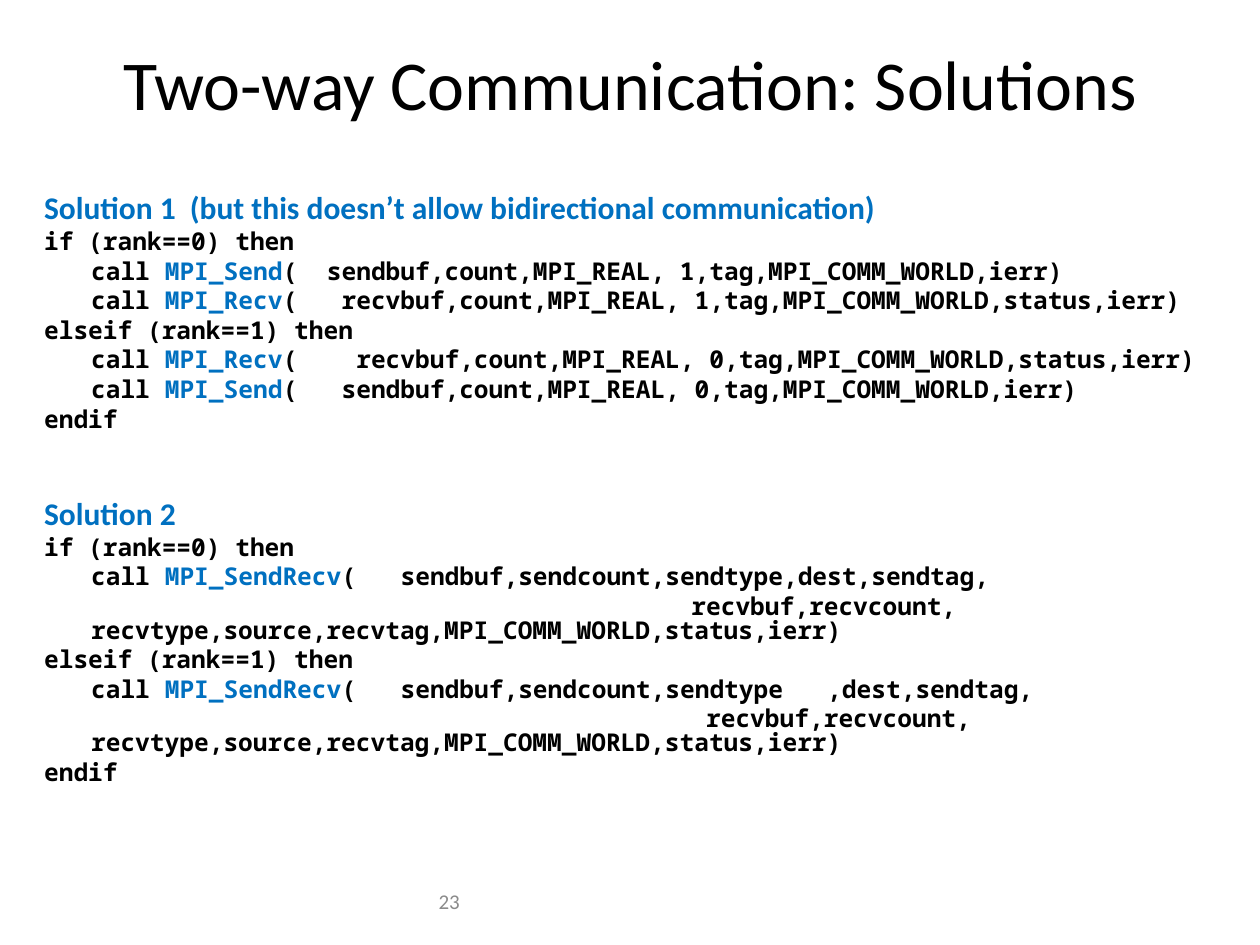
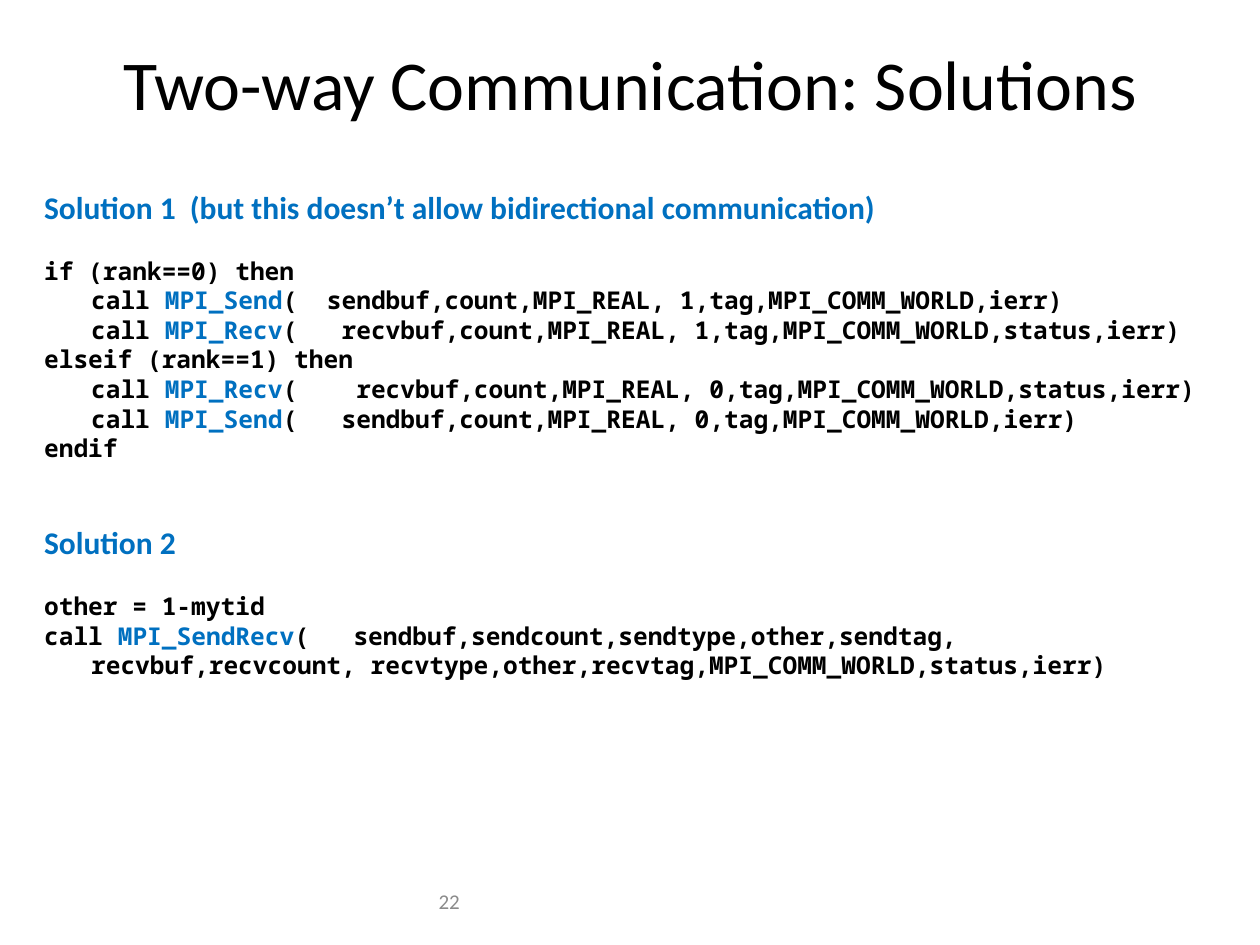
Before and after one commit to allenyllee/Parallel-Computing-Book, a slide deck: slide 22 of slides/MPI/MPI-point2point.pptx (slide 23 before the commit). Drawn at 1260x945 pixels with LibreOffice and Linux fonts; fonts in the diff are those of the drawing; background and template pictures are left out. Boxes give left, top, right and bottom in pixels: in the first picture for what was removed or moved away, otherwise in the second. Text is boxed around its words. In the diff, an @@ line names an element or a change of style, - is before the commit and + after.

```diff
--- a/slides/MPI/MPI-point2point.pptx
+++ b/slides/MPI/MPI-point2point.pptx
@@ text at [44, 596, 1107, 680]: text changed @@
-if (rank==0) then
-call MPI_SendRecv( sendbuf,sendcount,sendtype,dest,sendtag,
-recvbuf,recvcount, recvtype,source,recvtag,MPI_COMM_WORLD,status,ierr)
-elseif (rank==1) then
-call MPI_SendRecv( sendbuf,sendcount,sendtype ,dest,sendtag,
-recvbuf,recvcount, recvtype,source,recvtag,MPI_COMM_WORLD,status,ierr)
-endif
+other = 1-mytid
+call MPI_SendRecv( sendbuf,sendcount,sendtype,other,sendtag,
+recvbuf,recvcount, recvtype,other,recvtag,MPI_COMM_WORLD,status,ierr)
@@ page number at [439, 895, 460, 909]: text changed @@
-23
+22
```
Also in this commit, not shown: 2 other slides changed, 1 slide removed, 3 other files.
